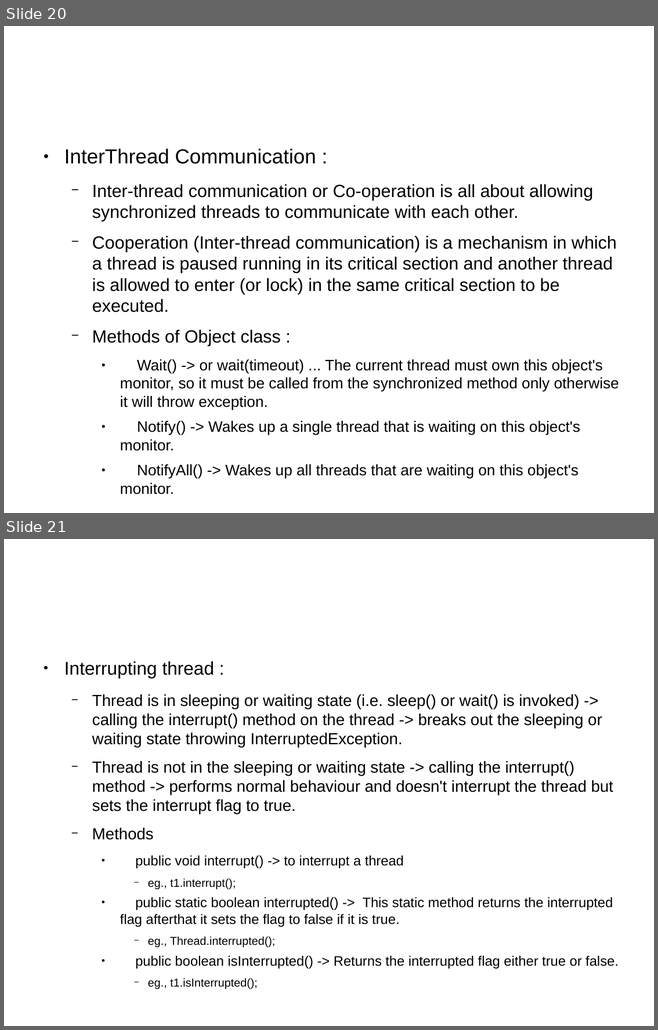
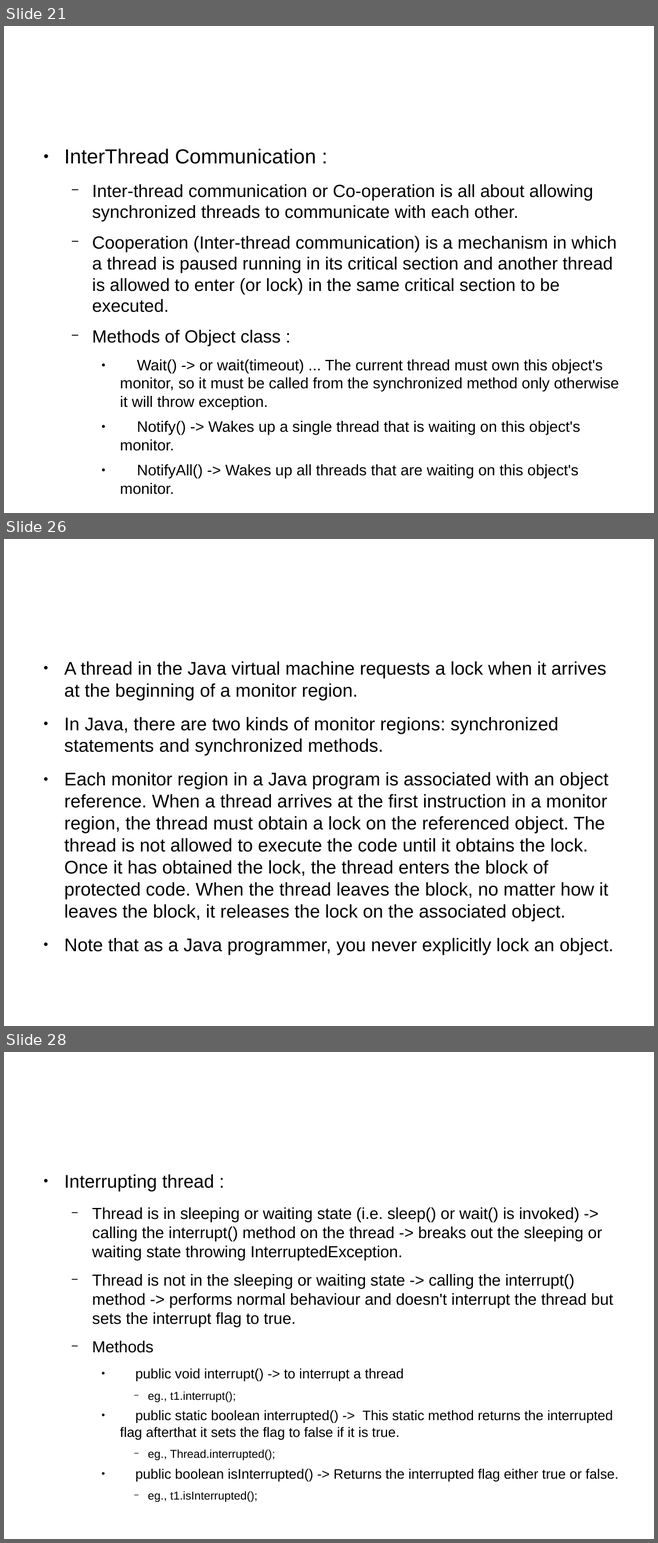
Before and after one commit to shikha-desai/Internship_PreWork, a slide deck: Java/Java_Notes.odp. Shown one above the other, each under a label of ours: slides 20 and 21 before the commit, slides 21, 26 and 28 after it; the slides between them are not shown. The pictures are 658x1030 and 658x1543 pixels, drawn with LibreOffice and Linux fonts; fonts in the diff are those of the drawing; background and template pictures are left out. Boxes give left, top, right and bottom in pixels: in the first picture for what was removed or moved away, otherwise in the second. Text is boxed around its words. In the diff, an @@ line names an element or a change of style, - is before the commit and + after.

Commit message:
Added monitor and locks in java

```diff
--- a/Java/Java_Notes.odp
+++ b/Java/Java_Notes.odp
@@ slide 26 added at (4,539,654,1026), background picture (left out) @@
@@ text added at (64,661,608,921), 22.4 pt, text #000000 @@
+● A thread in the Java virtual machine requests a lock when it arrives at the beginning of a monitor region.
+● In Java, there are two kinds of monitor regions: synchronized statements and synchronized methods.
+● Each monitor region in a Java program is associated with an object reference. When a thread arrives at the first instruction in a monitor region, the thread must obtain a lock on the referenced object. The thread is not allowed to execute the code until it obtains the lock. Once it has obtained the lock, the thread enters the block of protected code. When the thread leaves the block, no matter how it leaves the block, it releases the lock on the associated object.
+● Note that as a Java programmer, you never explicitly lock an object.
@@ what was slide 20 is now slide 21 @@
@@ what was slide 21 is now slide 28 @@
```
Also in this commit, not shown: 6 other slides added, 2 other files.
